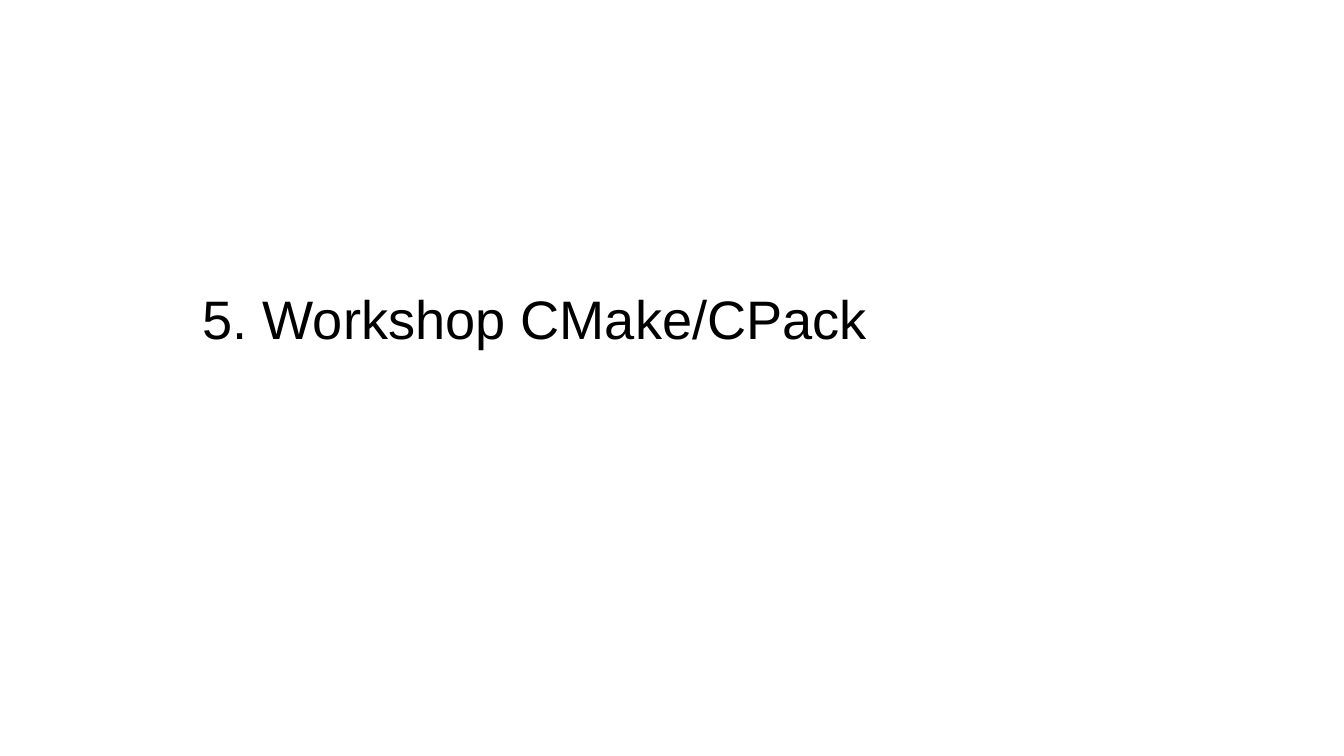
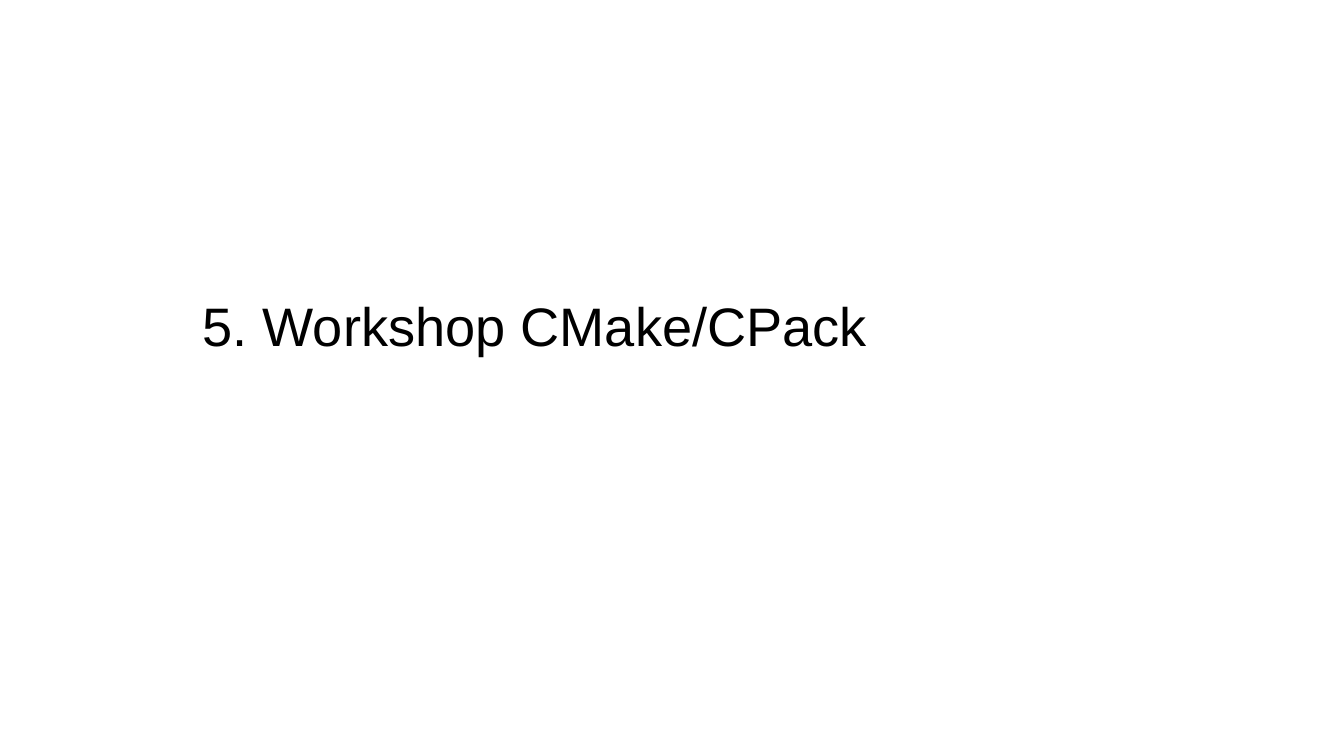
Before and after one commit to carstenkuckuk/CppUGBochum, a slide deck: slide 42 of doc/20180920_CppUGBochum_CI_Jenkins_CMake_GoogleTest.odp. Drawn at 1344x756 pixels with LibreOffice and Linux fonts; fonts in the diff are those of the drawing; background and template pictures are left out. Boxes give left, top, right and bottom in pixels: in the first picture for what was removed or moved away, otherwise in the second. Text is boxed around its words. In the diff, an @@ line names an element or a change of style, - is before the commit and + after.

```diff
--- a/doc/20180920_CppUGBochum_CI_Jenkins_CMake_GoogleTest.odp
+++ b/doc/20180920_CppUGBochum_CI_Jenkins_CMake_GoogleTest.odp
@@ subtitle "5. Workshop CMake/CPack" moved from (x1=202, y1=299, x2=867, y2=349) to (x1=202, y1=306, x2=867, y2=355) @@
```
Also in this commit, not shown: 13 other slides changed.
